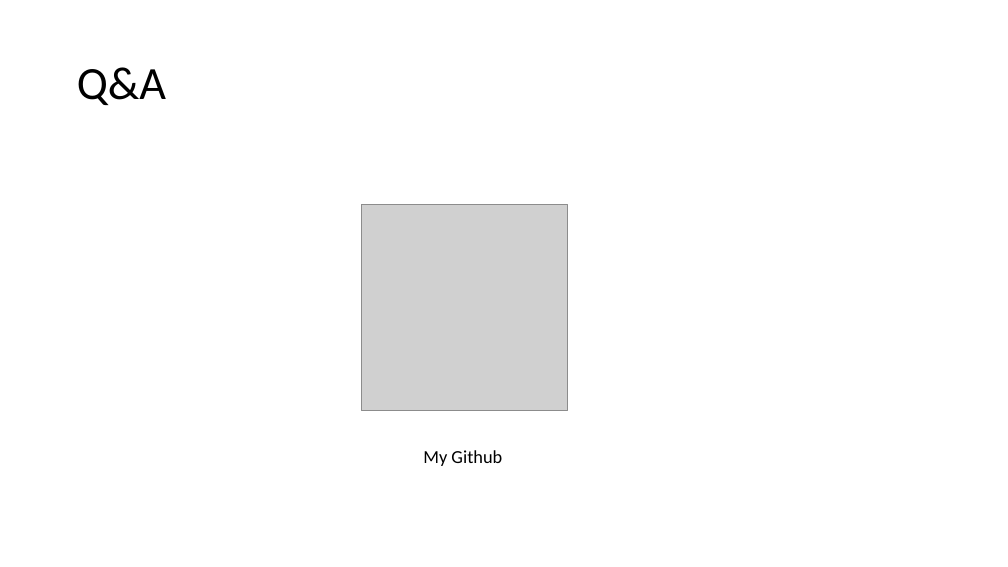
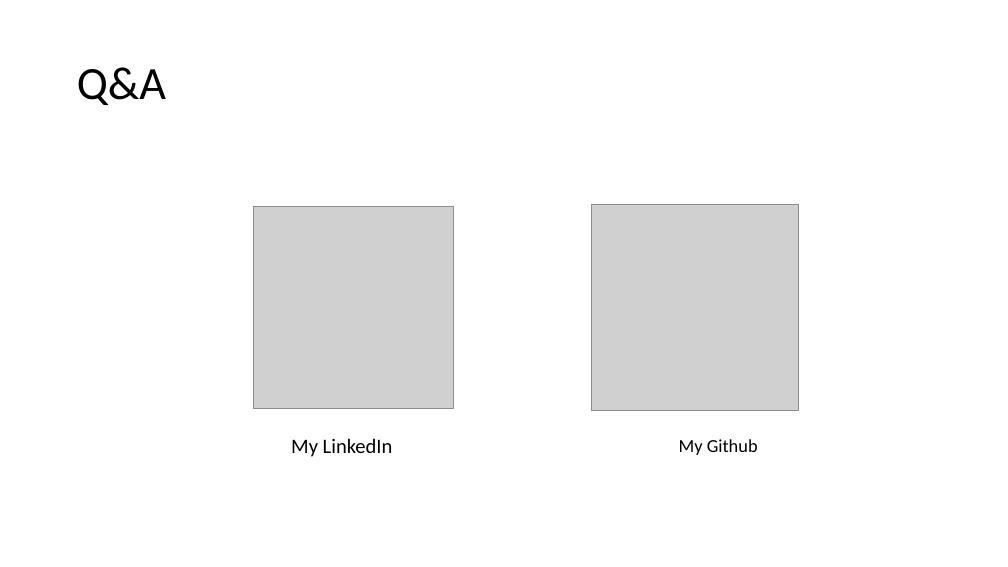
Before and after one commit to wx2123/WSDS-2026-OH, a slide deck: slide 19 of 2026 WSDS - Wujian Xue.pptx. Drawn at 1008x567 pixels with LibreOffice and Linux fonts; fonts in the diff are those of the drawing; grey boxes stand for pictures. Boxes give left, top, right and bottom in pixels: in the first picture for what was removed or moved away, otherwise in the second. Text is boxed around its words. In the diff, an @@ line names an element or a change of style, - is before the commit and + after.

```diff
--- a/2026 WSDS - Wujian Xue.pptx
+++ b/2026 WSDS - Wujian Xue.pptx
@@ picture added at <box>253,206,453,408</box> @@
@@ picture: place and size @@
-picture at <box>361,204,568,411</box>
+picture at <box>591,204,798,411</box>
@@ text added at <box>291,438,393,457</box>, 19.6 pt, text #000000 @@
+My LinkedIn
@@ text "My Github": place and size @@
-text "My Github" at <box>423,450,502,466</box>
+text "My Github" at <box>679,439,758,455</box>
```
Also in this commit, not shown: 1 other slide changed, 1 other file.
